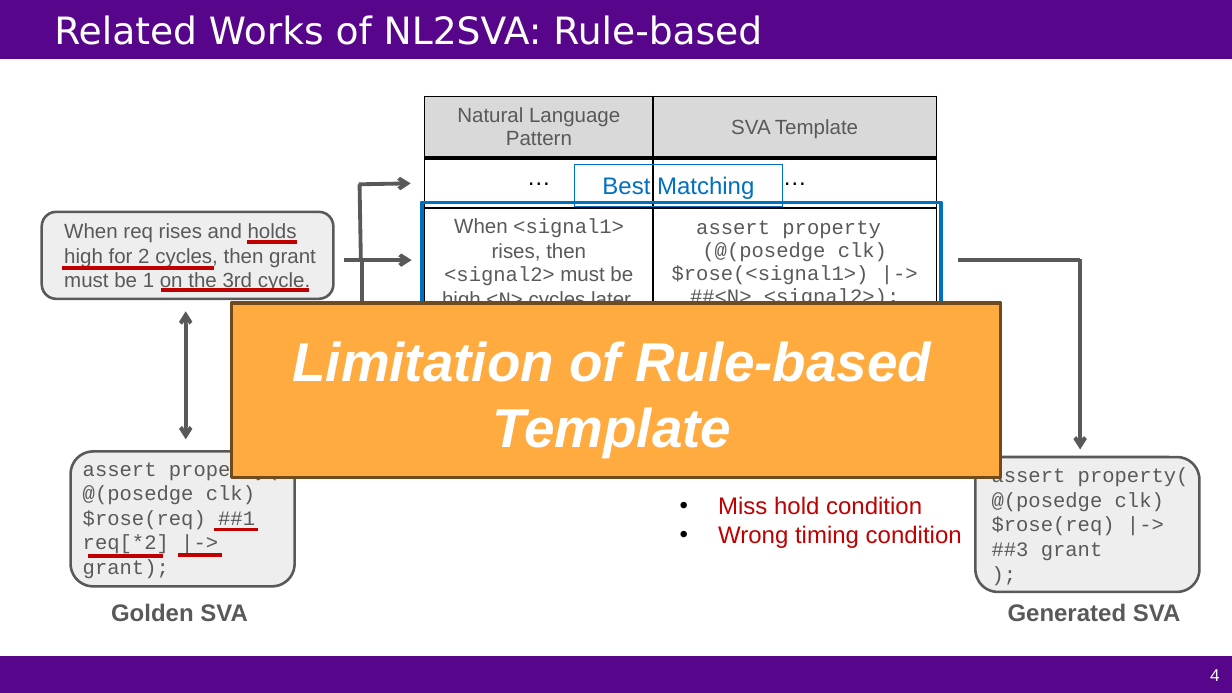
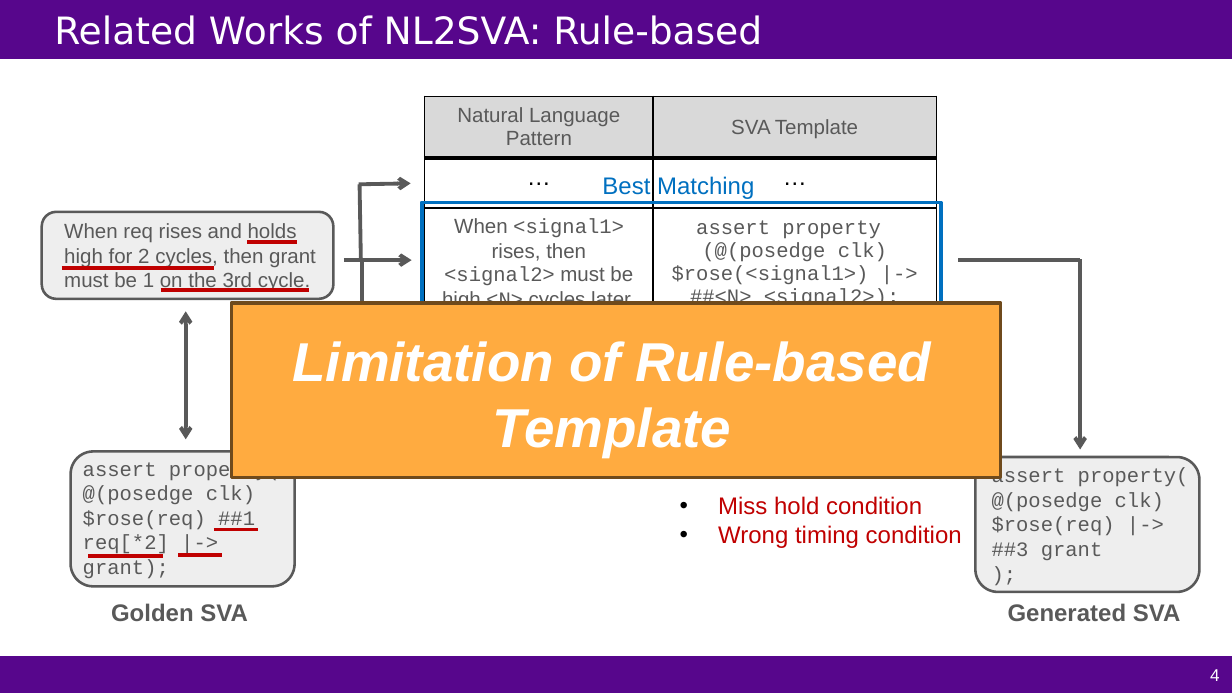
Before and after one commit to FCHXWH823/LLM4ChipDesign, a slide deck: slide 4 of slides/MLCAD25-Hybrid-NL2SVA.pptx. Drawn at 1232x693 pixels with LibreOffice and Linux fonts; fonts in the diff are those of the drawing. Boxes give left, top, right and bottom in pixels: in the first picture for what was removed or moved away, otherwise in the second. Text is boxed around its words. In the diff, an @@ line names an element or a change of style, - is before the commit and + after.

```diff
--- a/slides/MLCAD25-Hybrid-NL2SVA.pptx
+++ b/slides/MLCAD25-Hybrid-NL2SVA.pptx
@@ text "Best Matching": place and size @@
-text "Best Matching" at bbox=[575, 165, 782, 207]
+text "Best Matching" at bbox=[602, 176, 754, 199]
@@ text "Best Matching" at bbox=[602, 176, 754, 199]: outline #0070C0 0.75 pt to none @@
```
Also in this commit, not shown: 5 other slides changed, 3 slides added, 2 slides removed.
